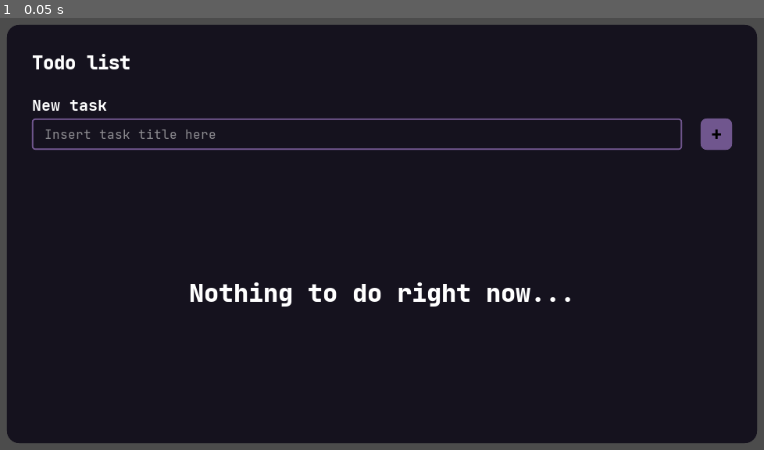
Above: before the commit, frame 1.
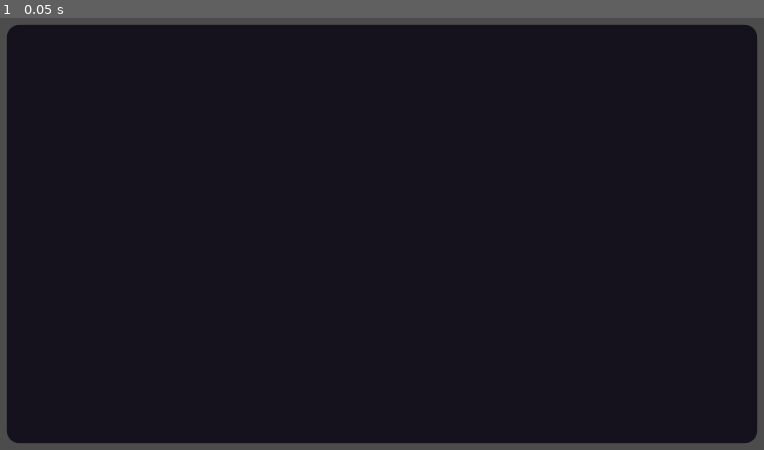
Above: after the commit, the same moment.

Repository: ghsoares/ReactGD
Game: Godot game, scene res://Demo Scenes/TodoList.tscn
The game is run twice, just before and just after one commit, with the same random seed, the same clock (stepped at 60 frames per second) and the same inputs.
Inputs:
- Up to frame 1 (0.05 s): no input

The runs differ from the first frame. In frame 1, 2.5% of the frame differs, in the area x 4-96%, y 8-67%.

Commit message:
Added a sort of gdx -> gd lexer

Diff:
--- a/Scripts/ClickButton.gd
+++ b/Scripts/ClickButton.gd
@@ -19,11 +19,24 @@
 	})
 
 # Render the component
-func render() -> Dictionary:
+func render() -> Array:
 	# Get the current state to render
 	var click_count :int = self.state.click_count
 	var color :Color = self.state.color
 
+	return [
+		{
+			"type": Button,
+			"props": {
+				"name": "ClickButton",
+				"text": "You clicked " + str(click_count) + " times!"
+			},
+			"signals": {
+				"pressed": "on_button_click"
+			}
+		}
+	]
+	"""
 	return {
 		# To add a node, pass the class and the name
 		[Button, "ClickButton"]: {
@@ -87,3 +100,4 @@
 			}
 		}
 	}
+	"""
--- a/Scripts/DictionaryMethods.gd
+++ b/Scripts/DictionaryMethods.gd
@@ -18,47 +18,118 @@
 			arr1.append(val)
 	return arr1
 
-static func compute_diff(dictA: Dictionary, dictB: Dictionary) -> Dictionary:
-	var diff := {}
+static func compute_diff(objA, objB):
+	if objA is Dictionary:
+		var diff := {}
 
-	var keys := array_union(dictA.keys(), dictB.keys())
+		var keys := array_union(objA.keys(), objB.keys())
 
-	for k in keys:
-		if !dictA.has(k) && dictB.has(k):
-			if dictB[k] is Dictionary:
-				diff[k] = {
-					"change_type": 0,
-					"value": compute_diff({}, dictB[k])
-				}
+		for k in keys:
+			if !objA.has(k) && objB.has(k):
+				if objB[k] is Dictionary:
+					diff[k] = {
+						"change_type": 0,
+						"value": compute_diff({}, objB[k])
+					}
+				elif objB[k] is Array:
+					diff[k] = {
+						"change_type": 0,
+						"value": compute_diff([], objB[k])
+					}
+				else:
+					diff[k] = {
+						"change_type": 0,
+						"value": objB[k]
+					}
+			elif objA.has(k) && !objB.has(k):
+				if objA[k] is Dictionary:
+					diff[k] = {
+						"change_type": 1,
+						"value": compute_diff(objA[k], {})
+					}
+				elif objA[k] is Array:
+					diff[k] = {
+						"change_type": 1,
+						"value": compute_diff(objA[k], [])
+					}
+				else:
+					diff[k] = {
+						"change_type": 1,
+						"value": objA[k]
+					}
+			elif objA.has(k) && objB.has(k):
+				if objA[k] is Dictionary || objA[k] is Array:
+					if objA[k].hash() != objB[k].hash():
+						diff[k] = {
+							"change_type": 2,
+							"prev_value": objA[k],
+							"value": compute_diff(objA[k], objB[k])
+						}
+				else:
+					if objA[k] != objB[k]:
+						diff[k] = {
+							"change_type": 2,
+							"prev_value": objA[k],
+							"value": objB[k]
+						}
+
+		return diff
+
+	if objA is Array:
+		var diff := []
+		var max_size :int = max(objA.size(), objB.size())
+
+		for i in range(max_size):
+			if objA.size() <= i:
+				if objB[i] is Dictionary:
+					diff.append({
+						"change_type": 0,
+						"value": compute_diff({}, objB[i])
+					})
+				elif objB[i] is Array:
+					diff.append({
+						"change_type": 0,
+						"value": compute_diff([], objB[i])
+					})
+				else:
+					diff.append({
+						"change_type": 0,
+						"value": objB[i]
+					})
+			elif objB.size() <= i:
+				if objA[i] is Dictionary:
+					diff.append({
+						"change_type": 1,
+						"value": compute_diff(objA[i], {})
+					})
+				elif objA[i] is Array:
+					diff.append({
+						"change_type": 1,
+						"value": compute_diff(objA[i], [])
+					})
+				else:
+					diff.append({
+						"change_type": 1,
+						"value": objA[i]
+					})
 			else:
-				diff[k] = {
-					"change_type": 0,
-					"value": dictB[k]
-				}
-		elif dictA.has(k) && !dictB.has(k):
-			if dictA[k] is Dictionary:
-				diff[k] = {
-					"change_type": 1,
-					"value": compute_diff(dictA[k], {})
-				}
-			else:
-				diff[k] = {
-					"change_type": 1,
-					"value": dictA[k]
-				}
-		elif dictA.has(k) && dictB.has(k):
-			if dictA[k] is Dictionary:
-				if dictA[k].hash() != dictB[k].hash():
-					diff[k] = {
-						"change_type": 2,
-						"value": compute_diff(dictA[k], dictB[k])
-					}
-			else:
-				if dictA[k] != dictB[k]:
-					diff[k] = {
-						"change_type": 2,
-						"prev_value": dictA[k],
-						"value": dictB[k]
-					}
+				if (objA[i] is Dictionary || objA[i] is Array) && (objB[i] is Dictionary || objB[i] is Array):
+					if objA[i].hash() != objB[i].hash():
+						diff.append({
+							"change_type": 2,
+							"prev_value": objA[i],
+							"value": compute_diff(objA[i], objB[i])
+						})
+					else:
+						diff.append({})
+				else:
+					if objA[i] != objB[i]:
+						diff.append({
+							"change_type": 2,
+							"prev_value": objA[i],
+							"value": objB[i]
+						})
+					else:
+						diff.append({})
 
-	return diff
+		return diff
--- a/Scripts/ReactComponent.gd
+++ b/Scripts/ReactComponent.gd
@@ -3,7 +3,7 @@
 class_name ReactComponent
 
 var _dirty: bool
-var _render_state: Dictionary
+var _render_state: Array
 var state: Dictionary
 
 func _enter_tree() -> void:
@@ -13,7 +13,7 @@
 
 	_dirty = true
 	state = {}
-	_render_state = {}
+	_render_state = []
 	construct()
 
 func set_state(new_state: Dictionary) -> void:
@@ -22,17 +22,17 @@
 
 func construct() -> void: pass
 
-func render() -> Dictionary:
-	return {}
+func render() -> Array:
+	return []
 
 func _process(delta) -> void:
 	if !_dirty: return
 	var start = OS.get_ticks_msec()
 
 	var new_render_state := render()
-	var diff := DictionaryMethods.compute_diff(_render_state, new_render_state)
-
-	_iterate_tree(self, self, diff)
+	var diff = DictionaryMethods.compute_diff(_render_state, new_render_state)
+
+	#_iterate_tree(self, self, diff)
 
 	_render_state = new_render_state
 	_dirty = false
--- a/Scripts/TodoList.gd
+++ b/Scripts/TodoList.gd
@@ -70,6 +70,7 @@
 		emit_signal("task_add", task_name)
 		input_field.text = ""
 
+	"""
 	func render() -> Dictionary:
 		return {
 			[LineEdit, "InputField"]: {
@@ -97,7 +98,7 @@
 				"theme": theming.add_button
 			}
 		}
-
+	"""
 	static func get_base(): return HBoxContainer
 
 class Task:
@@ -175,7 +176,7 @@
 
 	func on_task_remove() -> void:
 		emit_signal("task_remove", task_id)
-
+	"""
 	func render() -> Dictionary:
 		return {
 			[HBoxContainer, "HBox"]: {
@@ -228,7 +229,7 @@
 				}
 			}
 		}
-
+	"""
 	static func get_base(): return PanelContainer
 
 var theming := {
@@ -301,6 +302,7 @@
 		"tasks": tasks
 	})
 
+"""
 func render() -> Dictionary:
 	var tasks :Array= self.state.tasks
 	var tasks_children := {}
@@ -381,3 +383,4 @@
 			}
 		}
 	}
+"""
Not shown, changed: addons/ReactGD/ReactGDTokenizer.gd
Not shown, changed: Scripts/Text.gdx
